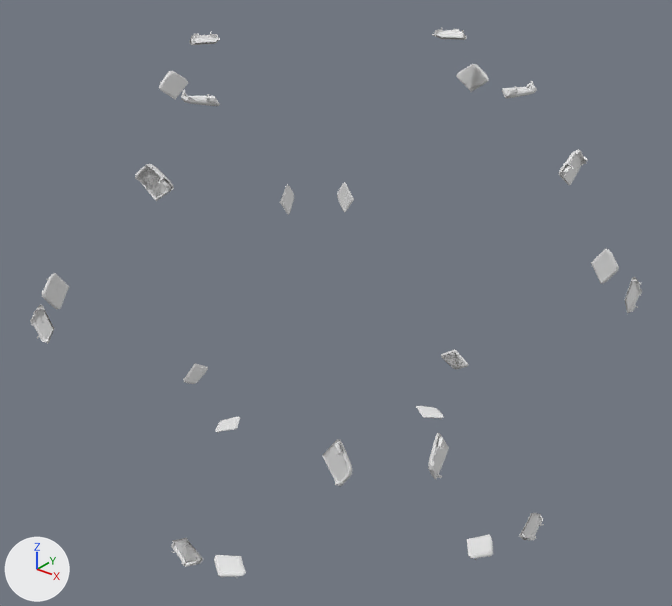
Renders of the Blender file 4th 4dmc.BaseGeometry.+ExtraSide.Curves.Handles (1).blend from each side of a commit.
Before and after are seen from a camera (50 mm lens) standing at (0.27, -0.343, 0.206) and looking at (-0.001, -0.004, -0.004). Arrows for +X, +Y and +Z are at lower left; the lights stay in place. The same objects are shown in both versions, whatever each file hides.

In view in the first picture: 'F.E.Cubie.Corner.InO.Frag.UDSpike.1/6.Round.Pazz.Dn.SimCon'.
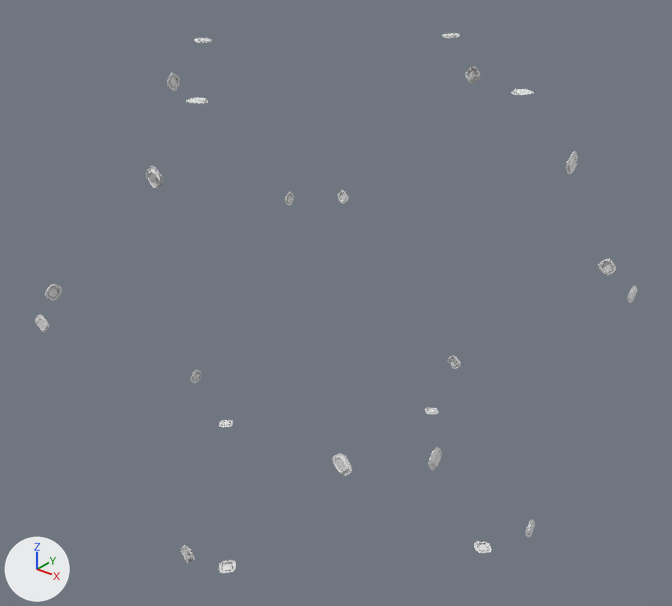
Changed parts and their boxes (x1, y1, x2, y2) in the pictures (672 x 606 px):
'F.E.Cubie.Corner.InO.Frag.UDSpike.1/6.Round.Pazz.Dn.SimCon', modifiers changed
    before: (30, 27, 642, 578)
    after: (35, 33, 637, 573)

Edits to the bpy script that builds the scene:
```text
Add me_cube_026:
    me_cube_026.from_pydata(...)  # 140 vertices, 117 faces; spans x 0.0875..0.1068, y 0.1064..0.1186, z 0.0..0.0048
Change ob_f_e_cubie_corner_ino_frag_udspike_1_6_round_pazz_dn_simcon:
    add _m = ob_f_e_cubie_corner_ino_frag_udspike_1_6_round_pazz_dn_simcon.modifiers.new('Boolean', 'BOOLEAN')
    add _m.object = ob_f_e_curve_corner_simcon_conn2
    add _m.operation = 'INTERSECT'
    add _m.solver = 'FLOAT'
Add ob_f_e_curve_corner_simcon_conn2:
    ob_f_e_curve_corner_simcon_conn2 = bpy.data.objects.new('F.E.Curve.Corner.SimCon.Conn2', me_cube_026)
    ob_f_e_curve_corner_simcon_conn2.location = (0.0, 0.0, 0.0)
    ob_f_e_curve_corner_simcon_conn2.hide_set(True)
```
